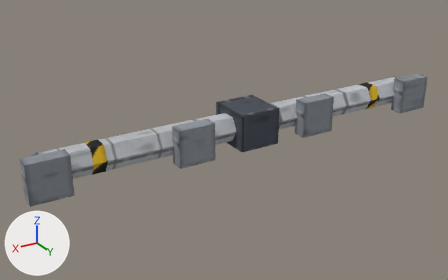
An edit to the OBJ model tenebris-rs/assets/models/ship_thrust_spar.obj, drawn before and after from the same camera.
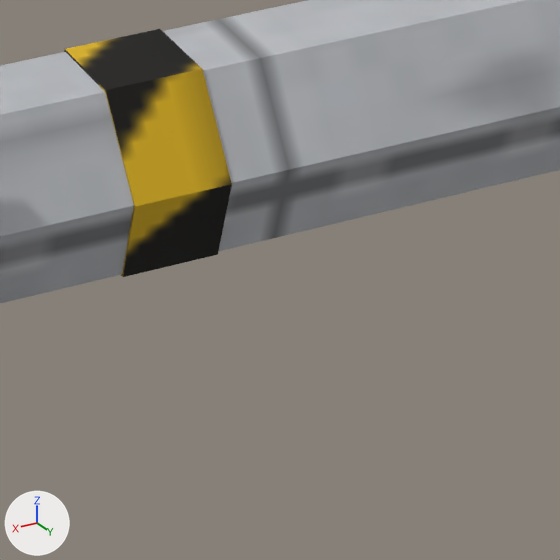
The first picture shows the older version from a 50 mm camera at (4.46, 6.8, 3.22) aimed at (0.31, -0.11, -0.24). The close-ups show the older and then the newer version on the part from 17% to 34% of the width and 48% to 77% of the height of that picture. Only the edits that show in the close-ups are written down. Every picture has the same lights, and +X, +Y and +Z are marked at lower left. Where no turn or scale is listed for an object, it has been applied to the vertices.

In view in the first close-up: 'spar', 'stripe'.
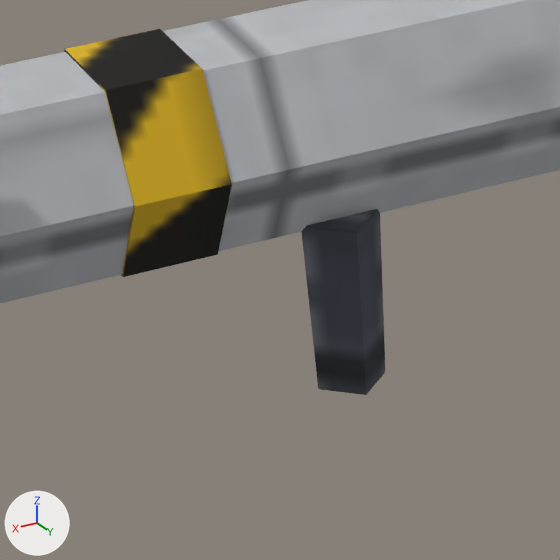
Location of each change, (x1, y1, x2, y2) in pixels of the close-ups (560 x 560 px):
'gear_struts', added
    after: (302, 209, 385, 395)

What the commit changed:
Mesh me_gear_struts is new.
It has 16 vertices, 12 faces and spans x -1.99..1.99, y 0.02..0.17, z -0.49..-0.16.
It uses material mat_gunmetal (picture img_ship_thrust_spar_png).
Object 'gear_struts' (ob_gear_struts) is new; it shows me_gear_struts.
Its location is (0.0, 0.0, 0.0).
